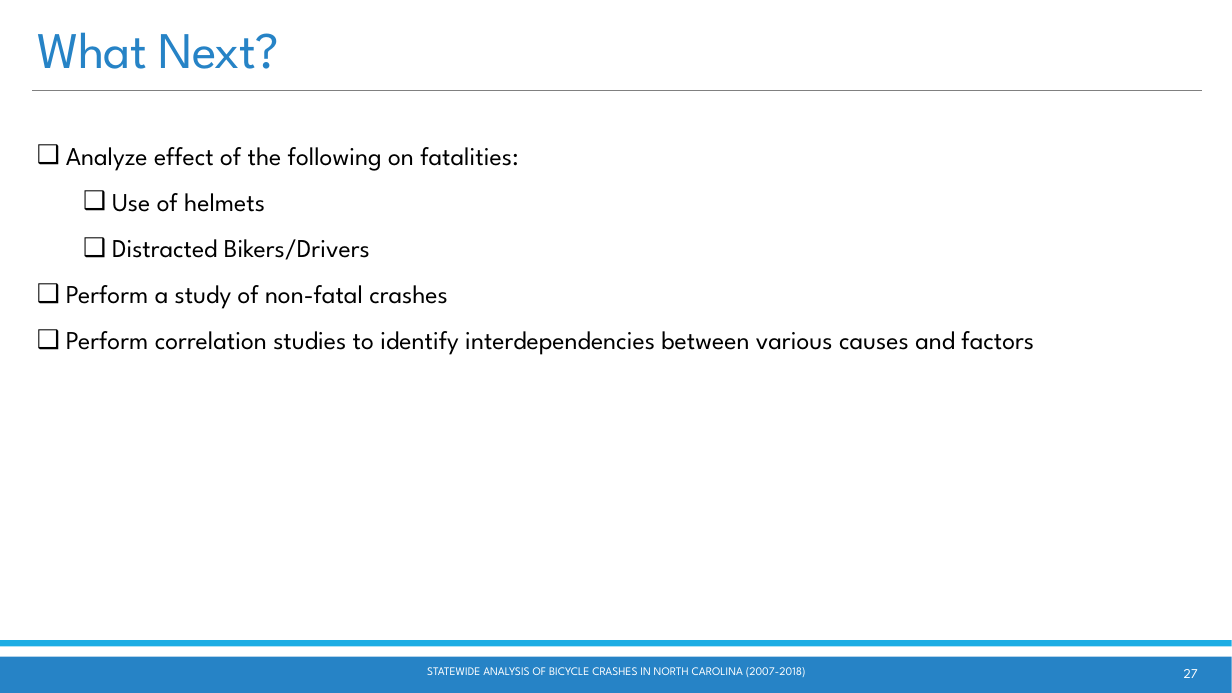
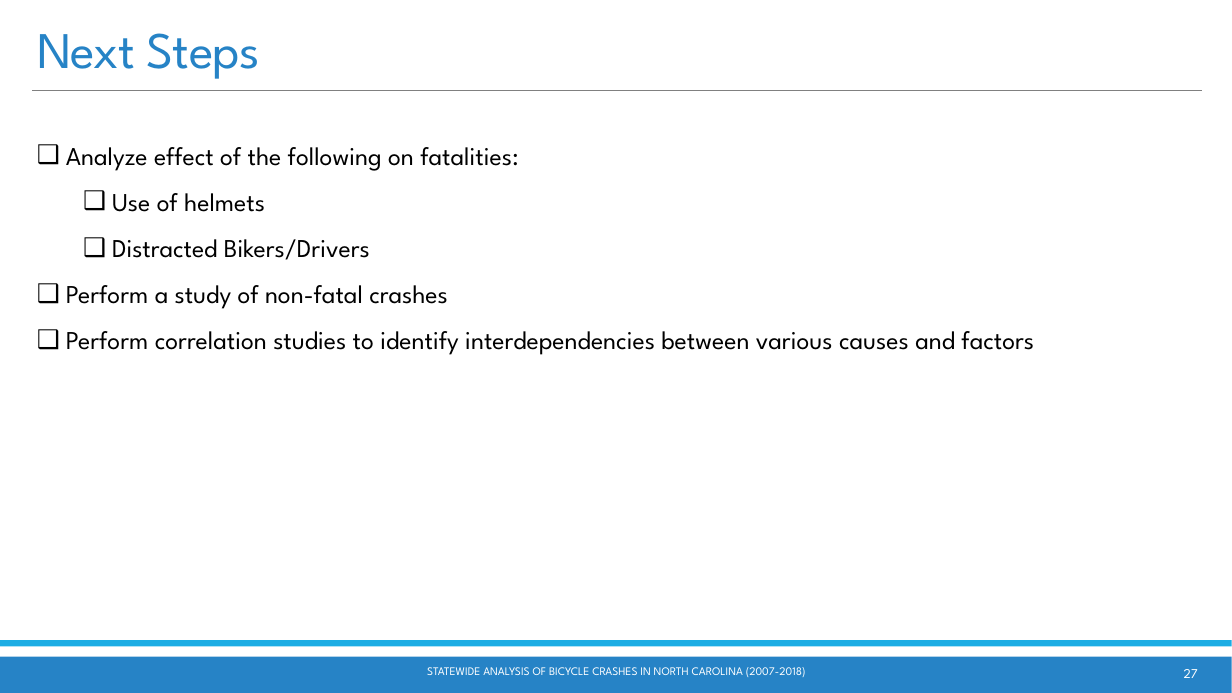
Before and after one commit to waghrayrashi/project-1, a slide deck: slide 27 of Project 1 - Group 2 - Statewide Bicycle Crash Analysis.pptx. Drawn at 1232x693 pixels with LibreOffice and Linux fonts; fonts in the diff are those of the drawing. Boxes give left, top, right and bottom in pixels: in the first picture for what was removed or moved away, otherwise in the second. Text is boxed around its words. In the diff, an @@ line names an element or a change of style, - is before the commit and + after.

```diff
--- a/Project 1 - Group 2 - Statewide Bicycle Crash Analysis.pptx
+++ b/Project 1 - Group 2 - Statewide Bicycle Crash Analysis.pptx
@@ title at (37, 33, 260, 79): text changed @@
-What Next?
+Next Steps
```
Also in this commit, not shown: 7 other slides changed, 2 slides removed, 2 other files.
